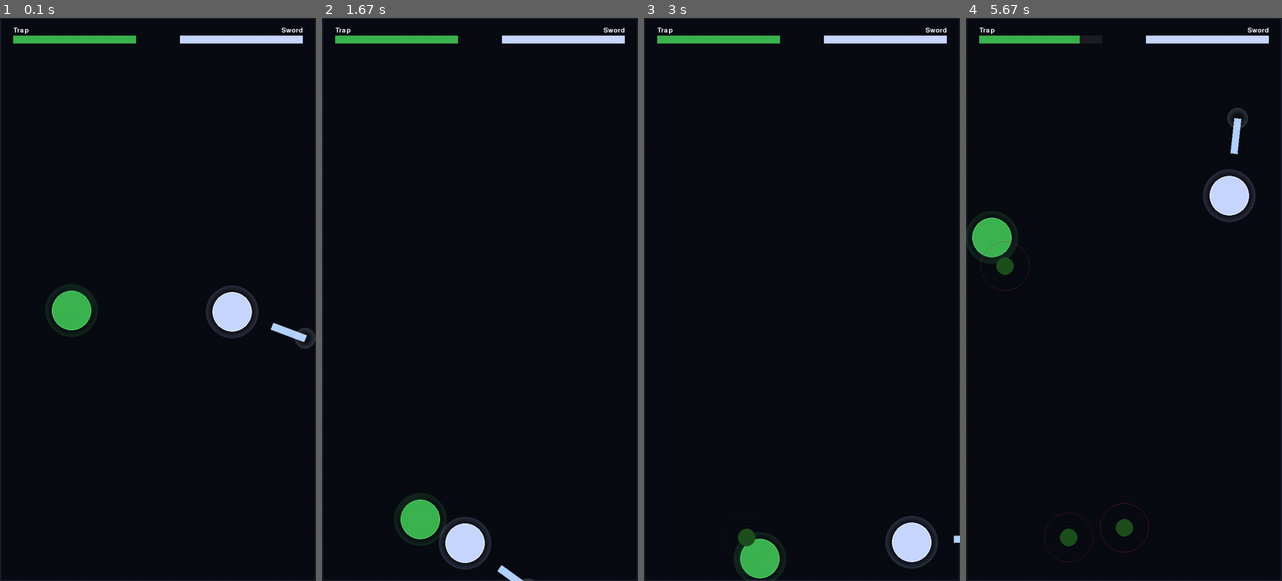
Above: before the commit, frames 1-4 (left to right).
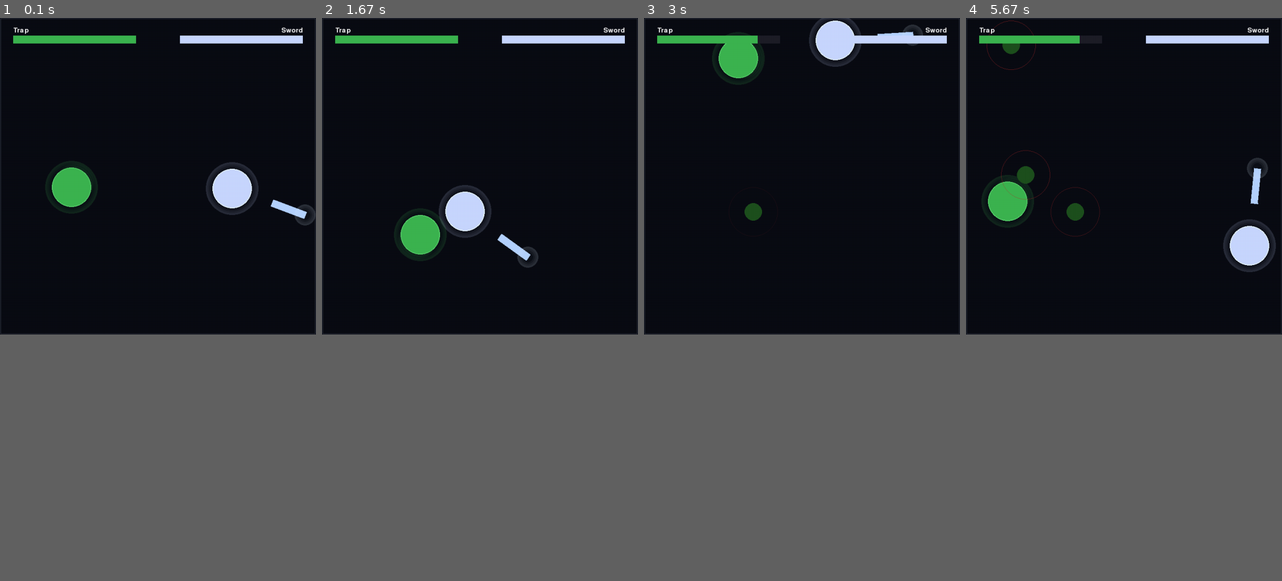
Above: after the commit, the same moments.

Repository: dstevenb07/PygameSimV1
Game: pygame game, started from main.py
Same seed, same stepped clock (60 frames per second), same inputs: the game is played once before the commit and once after it.
Inputs:
- Up to frame 1 (0.1 s): no input
- Up to frame 2 (1.67 s): no input
- Up to frame 3 (3 s): no input
- Up to frame 4 (5.67 s): no input
The window is 506x900 before the commit and 506x506 after it. Grey fills any space a smaller window leaves; there, only what the larger window draws over its background counts as a difference.

The runs differ from the first frame. In frame 1, 4.3% of the frame differs, in the area x 0-100%, y 25-100%; in frame 2, 4.1%; in frame 3, 4.0%; in frame 4, 5.2%, in the area x 0-100%, y 0-100%.

Commit message:
phase-8/ball-size-speed: square arena 720x720
SCREEN_HEIGHT 1280 → 720. All wall bounds, spawn positions,
and draw calls use the constant so no other changes needed.

Diff:
--- a/constants.py
+++ b/constants.py
@@ -1,6 +1,6 @@
 # ARENA
 SCREEN_WIDTH = 720
-SCREEN_HEIGHT = 1280
+SCREEN_HEIGHT = 720
 FPS = 60
 BACKGROUND_COLOR = (10, 12, 20)
 WALL_COLOR = (60, 65, 80)
